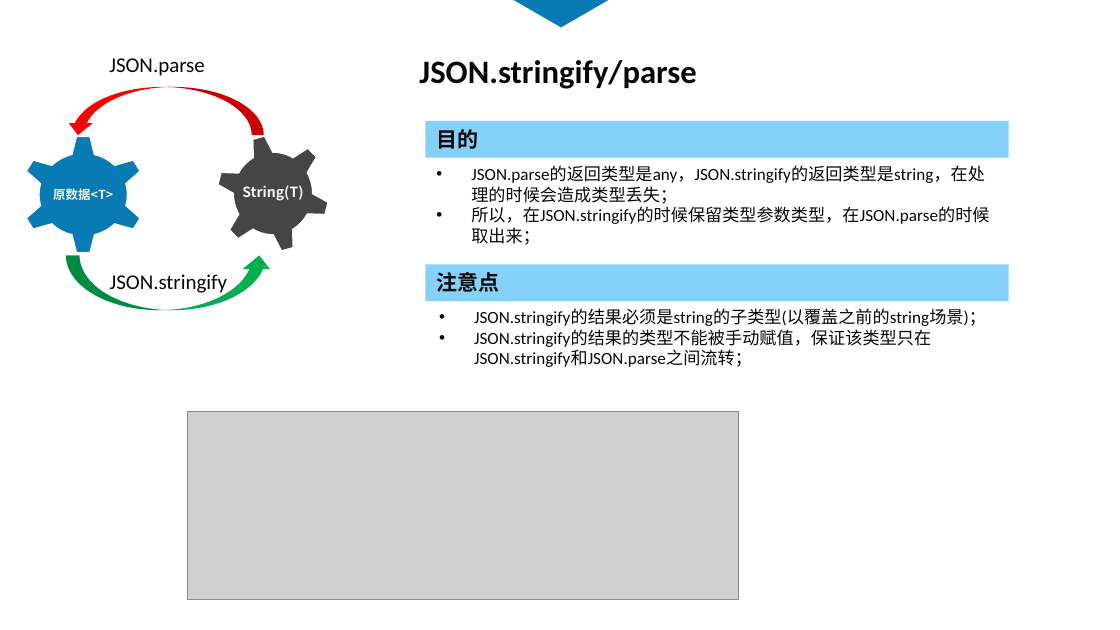
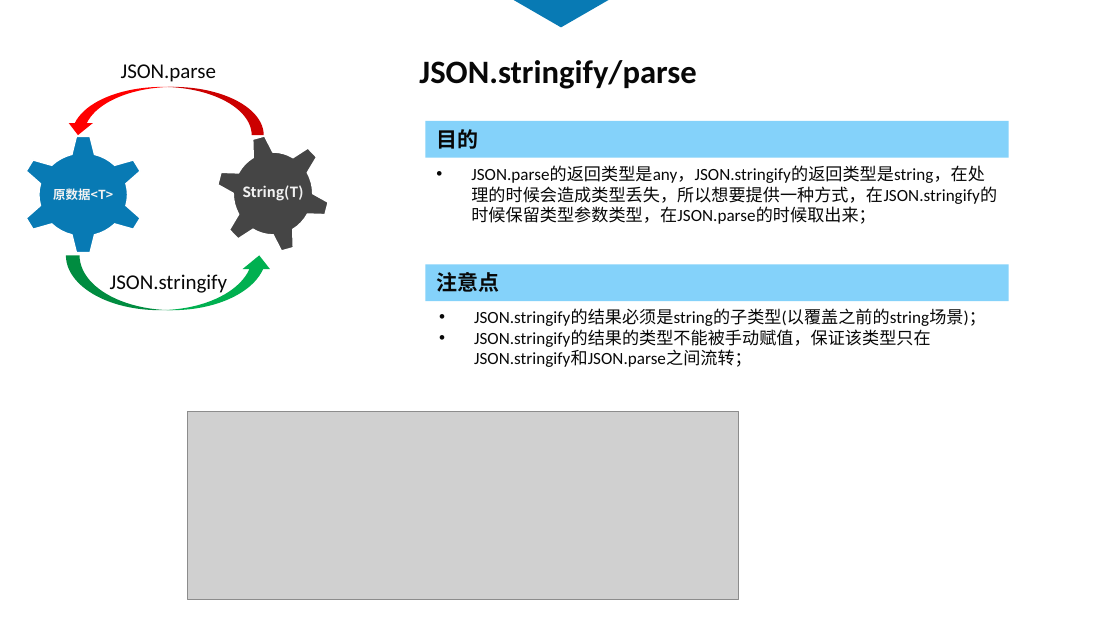
Before and after one commit to touchpillow/ts-demo, a slide deck: slide 13 of ts-分享.pptx (slide 14 before the commit). Drawn at 1120x630 pixels with LibreOffice and Linux fonts; fonts in the diff are those of the drawing; grey boxes stand for pictures. Boxes give left, top, right and bottom in pixels: in the first picture for what was removed or moved away, otherwise in the second. Text is boxed around its words. In the diff, an @@ line names an element or a change of style, - is before the commit and + after.

```diff
--- a/ts-分享.pptx
+++ b/ts-分享.pptx
@@ text "JSON.parse": place and size @@
-text "JSON.parse" at [109,58,204,76]
+text "JSON.parse" at [121,64,216,82]
@@ text at [471,166,997,224]: text changed @@
-• JSON.parse的返回类型是any，JSON.stringify的返回类型是string，在处理的时候会造成类型丢失；
-• 所以，在JSON.stringify的时候保留类型参数类型，在JSON.parse的时候取出来；
+• JSON.parse的返回类型是any，JSON.stringify的返回类型是string，在处理的时候会造成类型丢失，所以想要提供一种方式，在JSON.stringify的时候保留类型参数类型，在JSON.parse的时候取出来；
```
Also in this commit, not shown: 5 other slides changed, 1 slide added, 2 slides removed, 3 other files.
